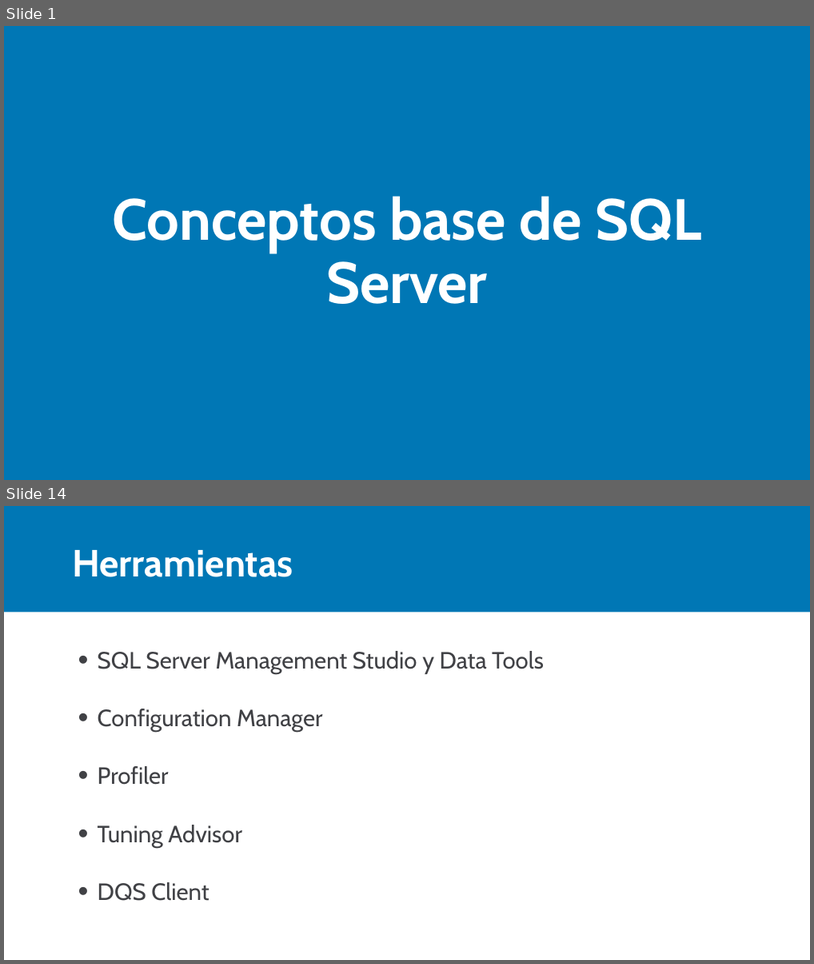
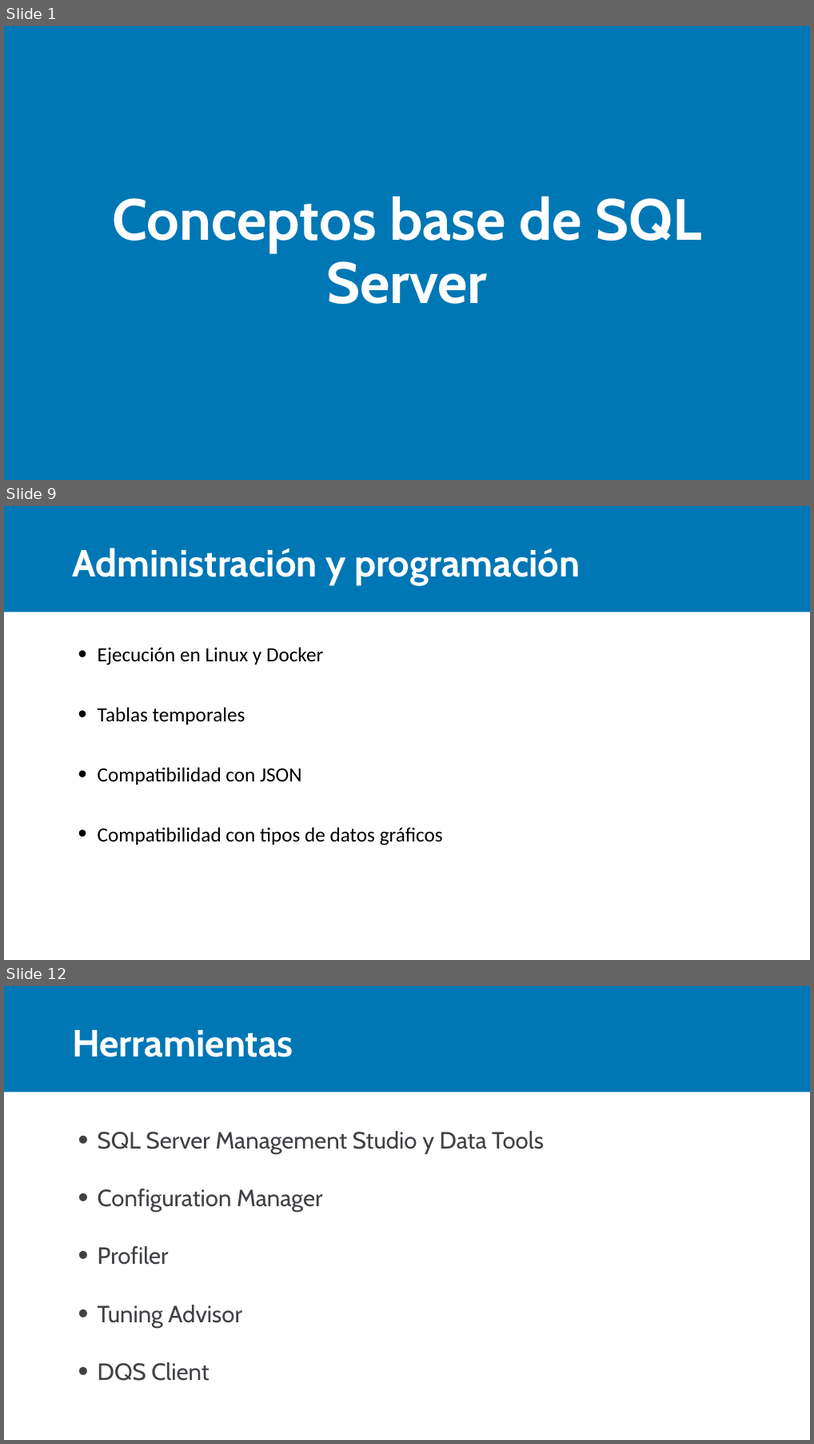
Before and after one commit to Camilo193/SQL, a slide deck: 01_Uso de objetos Nativos/01_Conociendo a SQL Server/Conceptos base.pptx. Shown one above the other, each under a label of ours: slides 1 and 14 before the commit, slides 1, 9 and 12 after it; the slides between them are not shown. The pictures are 814x964 and 814x1444 pixels, drawn with LibreOffice and Linux fonts; fonts in the diff are those of the drawing. Boxes give left, top, right and bottom in pixels: in the first picture for what was removed or moved away, otherwise in the second. Text is boxed around its words. In the diff, an @@ line names an element or a change of style, - is before the commit and + after.

```diff
--- a/01_Uso de objetos Nativos/01_Conociendo a SQL Server/Conceptos base.pptx
+++ b/01_Uso de objetos Nativos/01_Conociendo a SQL Server/Conceptos base.pptx
@@ slide 9 added at [4, 506, 810, 960], background #FFFFFF; not listed: 1 template element that a slide beside it also shows @@
@@ title added at [72, 548, 580, 585], 45 pt, text #FFFFFF, bold @@
+Administración y programación
@@ text added at [98, 647, 443, 845], 24 pt, text #000000 @@
+  • Ejecución en Linux y Docker
+  • Tablas temporales
+  • Compatibilidad con JSON
+  • Compatibilidad con tipos de datos gráficos
@@ what was slide 14 is now slide 12 @@
```
Also in this commit, not shown: 3 slides changed, 6 other slides added, 9 slides removed.
